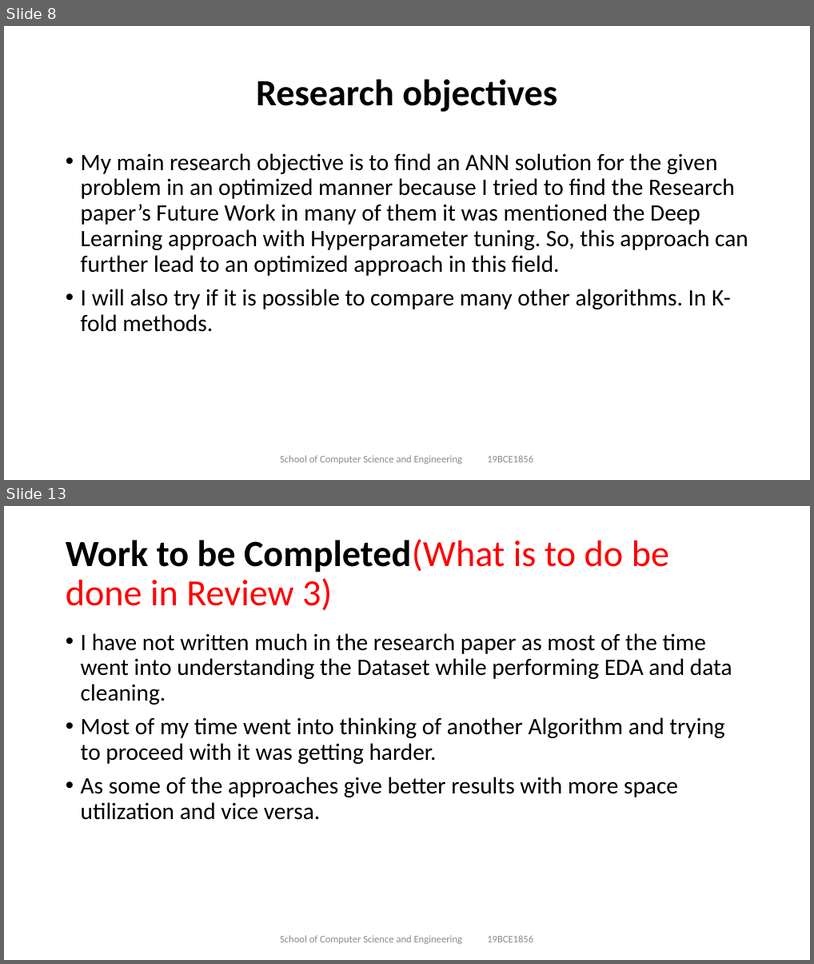
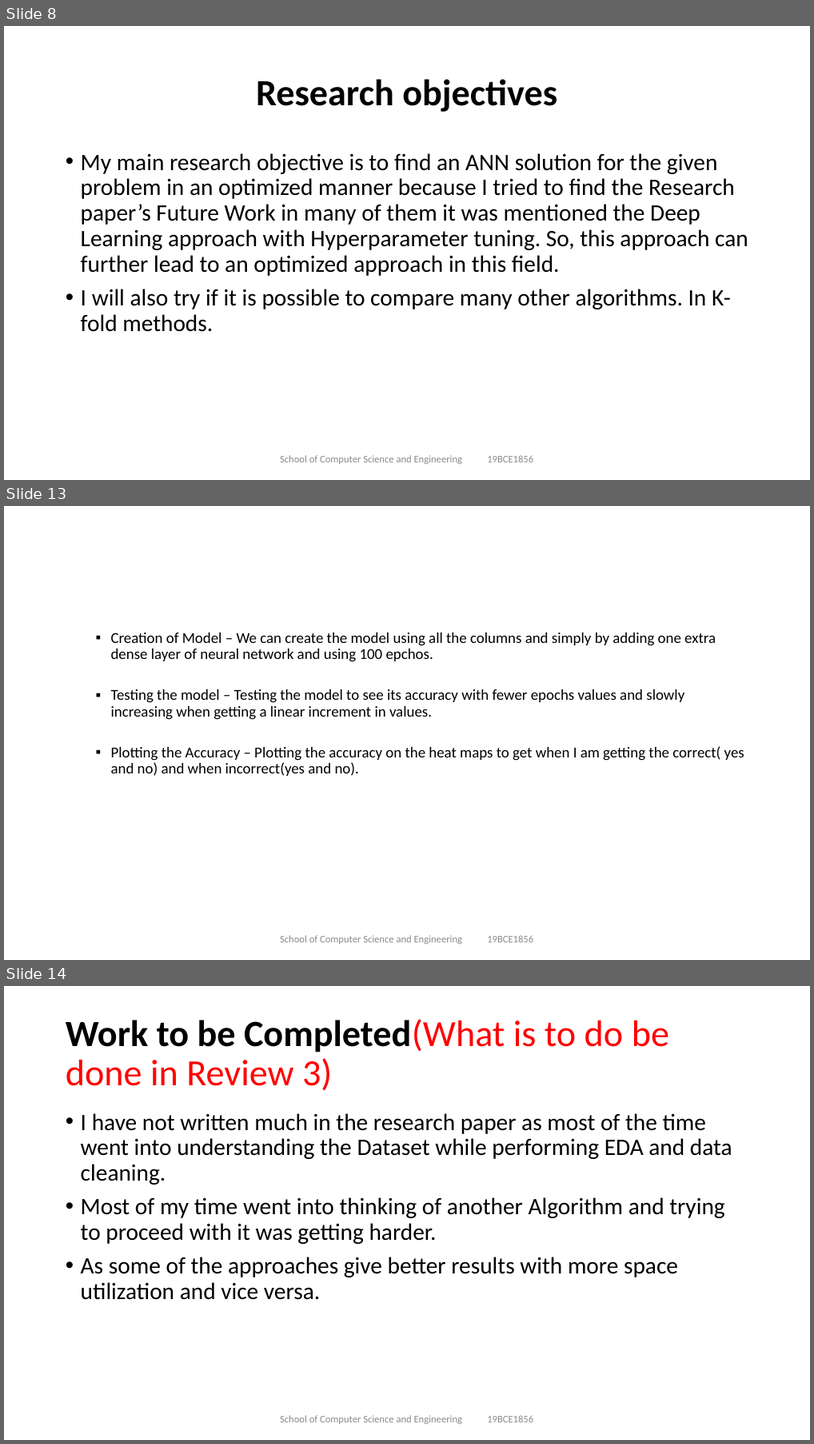
Before and after one commit to tusharmaurya267/E-commerce-Research-paper, a slide deck: CAPSTONE PROJECT REVIEW 2.pptx. Shown one above the other, each under a label of ours: slides 8 and 13 before the commit, slides 8, 13 and 14 after it; the slides between them are not shown. The pictures are 814x964 and 814x1444 pixels, drawn with LibreOffice and Linux fonts; fonts in the diff are those of the drawing. Boxes give left, top, right and bottom in pixels: in the first picture for what was removed or moved away, otherwise in the second. Text is boxed around its words. In the diff, an @@ line names an element or a change of style, - is before the commit and + after.

```diff
--- a/CAPSTONE PROJECT REVIEW 2.pptx
+++ b/CAPSTONE PROJECT REVIEW 2.pptx
@@ slide 13 added at (4,506,810,960), background #FFFFFF @@
@@ text added at (111,632,745,776), 18 pt, text #000000 @@
+  ▪ Creation of Model – We can create the model using all the columns and simply by adding one extra dense layer of neural network and using 100 epchos.
+  ▪ Testing the model – Testing the model to see its accuracy with fewer epochs values and slowly increasing when getting a linear increment in values.
+  ▪ Plotting the Accuracy – Plotting the accuracy on the heat maps to get when I am getting the correct( yes and no) and when incorrect(yes and no).
@@ text added at (280,935,534,944), 12 pt, text #8C8C8C @@
+School of Computer Science and Engineering 19BCE1856
@@ what was slide 13 is now slide 14 @@
```
Also in this commit, not shown: 4 slides changed.
